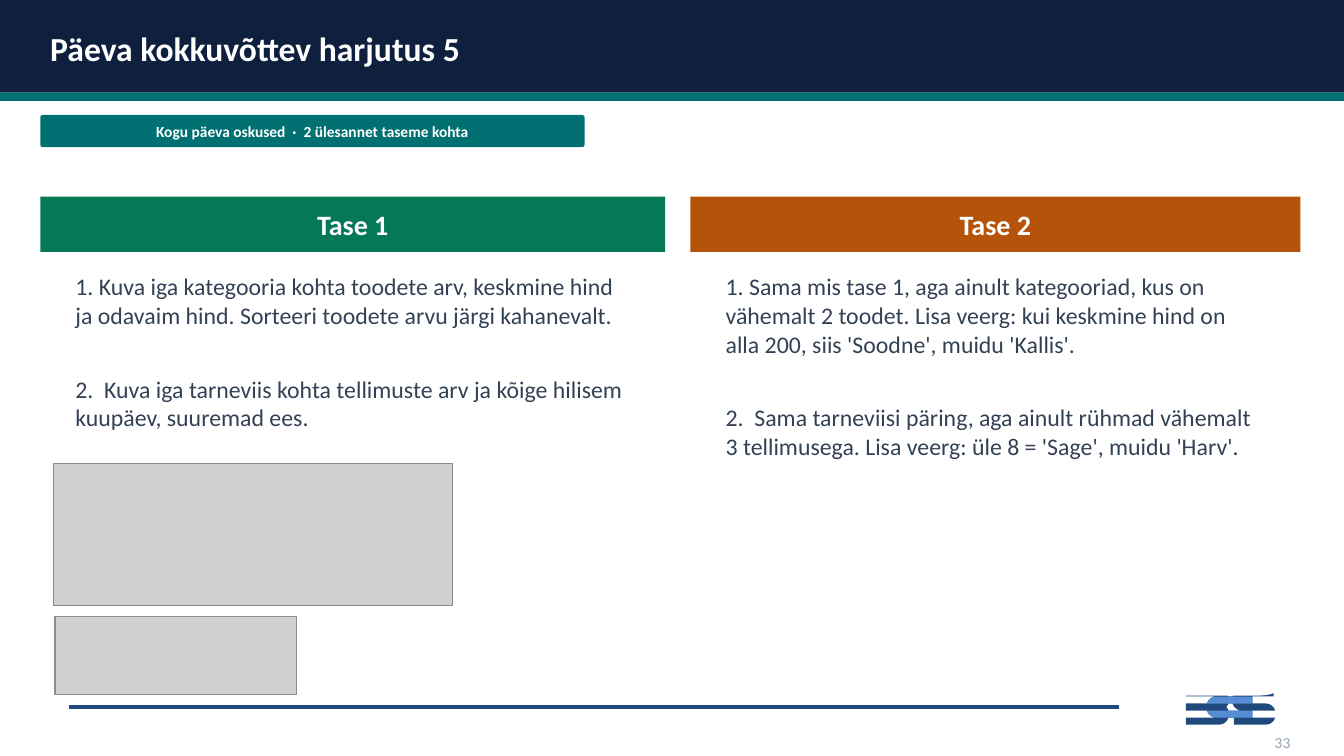
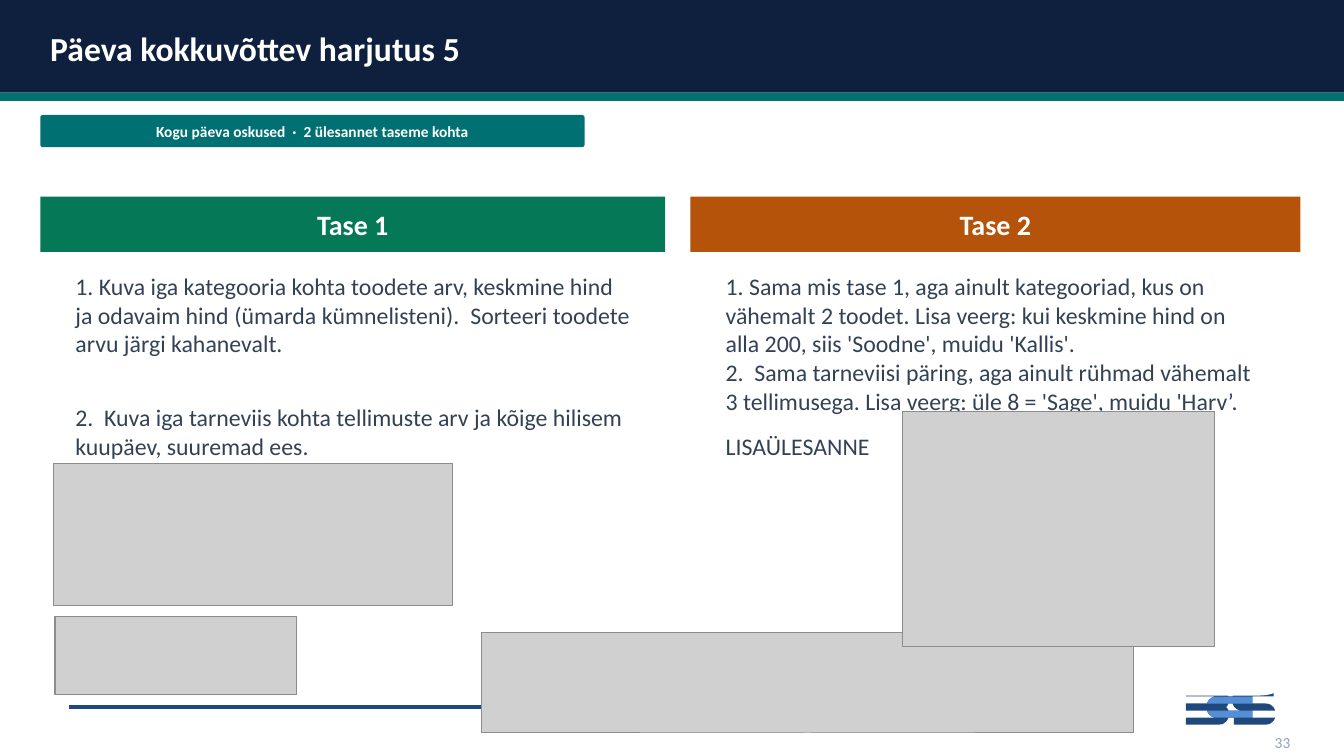
Before and after one commit to emilieabel/andmetarkus, a slide deck: slide 33 of Materjalid/Day7 SQL/7-paev-andmetarkus-esitlus.pptx (slide 31 before the commit). Drawn at 1344x756 pixels with LibreOffice and Linux fonts; fonts in the diff are those of the drawing; grey boxes stand for pictures. Boxes give left, top, right and bottom in pixels: in the first picture for what was removed or moved away, otherwise in the second. Text is boxed around its words. In the diff, an @@ line names an element or a change of style, - is before the commit and + after.

```diff
--- a/Materjalid/Day7 SQL/7-paev-andmetarkus-esitlus.pptx
+++ b/Materjalid/Day7 SQL/7-paev-andmetarkus-esitlus.pptx
@@ text at [75, 278, 630, 356]: text changed @@
-1. Kuva iga kategooria kohta toodete arv, keskmine hind ja odavaim hind. Sorteeri toodete arvu järgi kahanevalt.
+1. Kuva iga kategooria kohta toodete arv, keskmine hind ja odavaim hind (ümarda kümnelisteni). Sorteeri toodete arvu järgi kahanevalt.
@@ text at [726, 364, 1250, 455]: text changed @@
-2. Sama tarneviisi päring, aga ainult rühmad vähemalt 3 tellimusega. Lisa veerg: üle 8 = 'Sage', muidu 'Harv'.
+2. Sama tarneviisi päring, aga ainult rühmad vähemalt 3 tellimusega. Lisa veerg: üle 8 = 'Sage', muidu 'Harv’.
+LISAÜLESANNE
@@ picture added at [902, 411, 1214, 647] @@
@@ picture added at [482, 633, 1133, 733] @@
```
Also in this commit, not shown: 1 other slide changed, 3 slides added, 1 slide removed, 6 other files.
